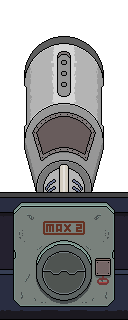
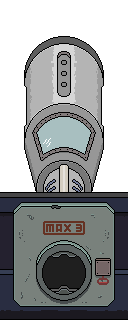
Revision of a layered 128 x 320 image; what changed, layer by layer:
hid "door" over [37, 246, 85, 294]
added layer "door open" in group "bulkhead" over [37, 246, 85, 294]
added layer "max3" in group "bulkhead" over [76, 224, 82, 232]
hid "max2Pers" over [76, 224, 82, 232]
added layer "dmg_1" in group "bulkhead" over [14, 205, 107, 301]
hid "dmg_0" over [14, 214, 114, 301]
added group "capsule" with 4 layers above "Background" over [37, 117, 101, 216]
added layer "window" in group "capsule" over [37, 117, 91, 154]
renamed "deko" to "nabe_deko", moved it into group "capsule", painted on it over [37, 117, 91, 154]
moved "pod_base" into group "capsule" over [37, 117, 101, 216]
